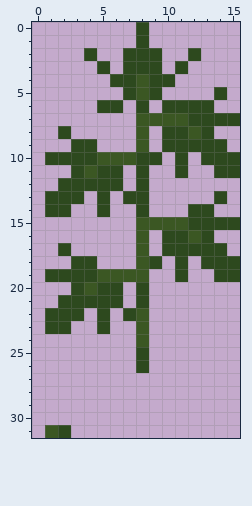
Pixel-art file -- sprites/weed/weed.aseprite. This is how it looked before the edit.
16x32 pixels, 1 frame. The old version is drawn lined up with the new one.
New version:
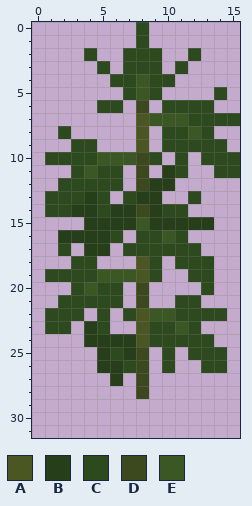
Palette (. is transparent): A #4b5723  B #263e19  C #2d491e  D #3c491e  E #3b5723
The commit says: #3 added simple weed plant to the game
From old to new:
whole drawing moved by +1,+0 (the old picture is shown already moved)
@@ x 0..15 @@
  5 .......CEC....C.
- 6 .....CC.C.CCCC..
- 7 ........EEEECCCC
- 8 ..C.....E.CCEC..
- 9 ...CC...E.CCCCC.
-10 .CCCCEEECC.C.CCC
-11 ...CECC.C..C..CC
-12 ..CCCCC.C.......
-13 .CCC.C.CC.....C.
-14 .CC..C..C...CC..
-15 ........EEEECCCC
-16 ........E.CCEC..
-17 ..C.....E.CCCCC.
-18 ...CC...EC.C.CCC
-19 .CCCCEEEE..C..CC
-20 ...CECC.C.......
-21 ..CCCCC.C.......
-22 .CCC.C.CE.......
-23 .CC..C..E.......
-24 ........E.......
-25 ........C.......
-26 ........C.......
-27 ................
-28 ................
+ 6 .....CC.D.CCCC..
+ 7 ........AEEECCCC
+ 8 ..C.....A.CCEC..
+ 9 ...CC...A.CCCCC.
+10 .CCCCEEEDC.C.CCC
+11 ...CECC.D.BC..CC
+12 ..CCCCC.DBB.....
+13 .CCCBC.CBB..C...
+14 .CCBBCBBDBCC....
+15 ....BBBBEBBBBB..
+16 ..BBBBC.CCEC....
+17 ..C.BB.CCCCCC...
+18 ...CC...AC.CCC..
+19 .CCCCEEEAC..CC..
+20 ...CECC.D....C..
+21 ..CCCCC.D..CC...
+22 .CCC.C.CAEECCCC.
+23 .CC.BC..ACCEC...
+24 ....BBBBACCCCC..
+25 .....BCBD.C.CCC.
+26 .....BBCD.C..CC.
+27 ......B.D.......
+28 ........D.......
 29 ................
 30 ................
-31 .EC.............
+31 ................
Pixel boxes of the changes (left, top, right, bottom) in both pictures:
changed: (58, 100, 240, 399)
erased: (45, 425, 71, 438)
